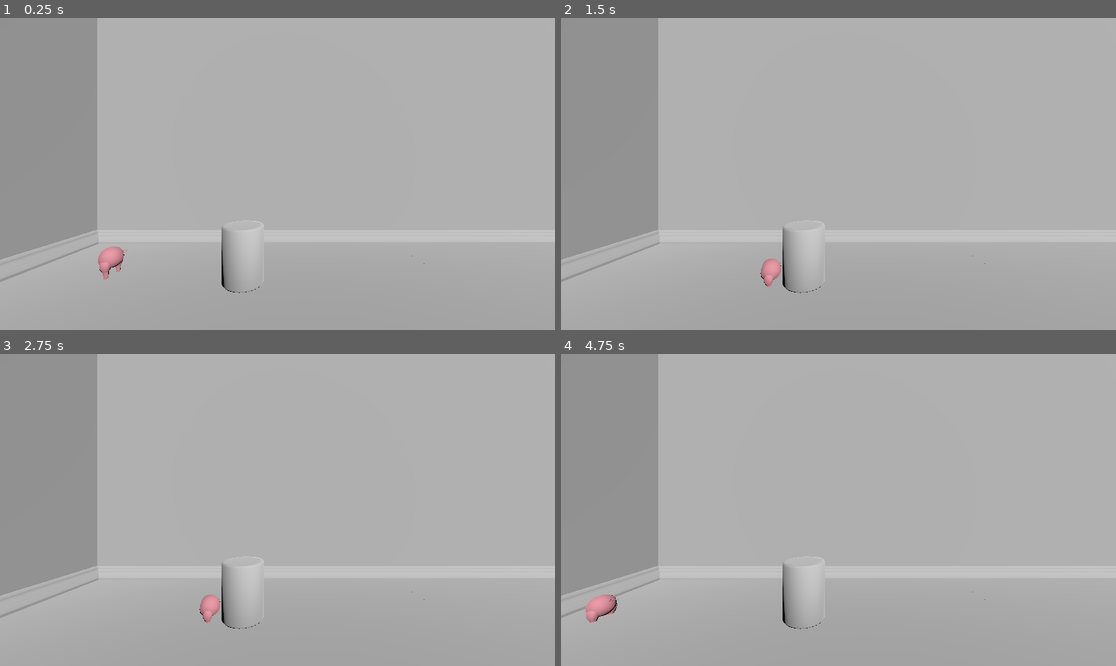
Above: before the commit, frames 1-4 (two rows, left to right).
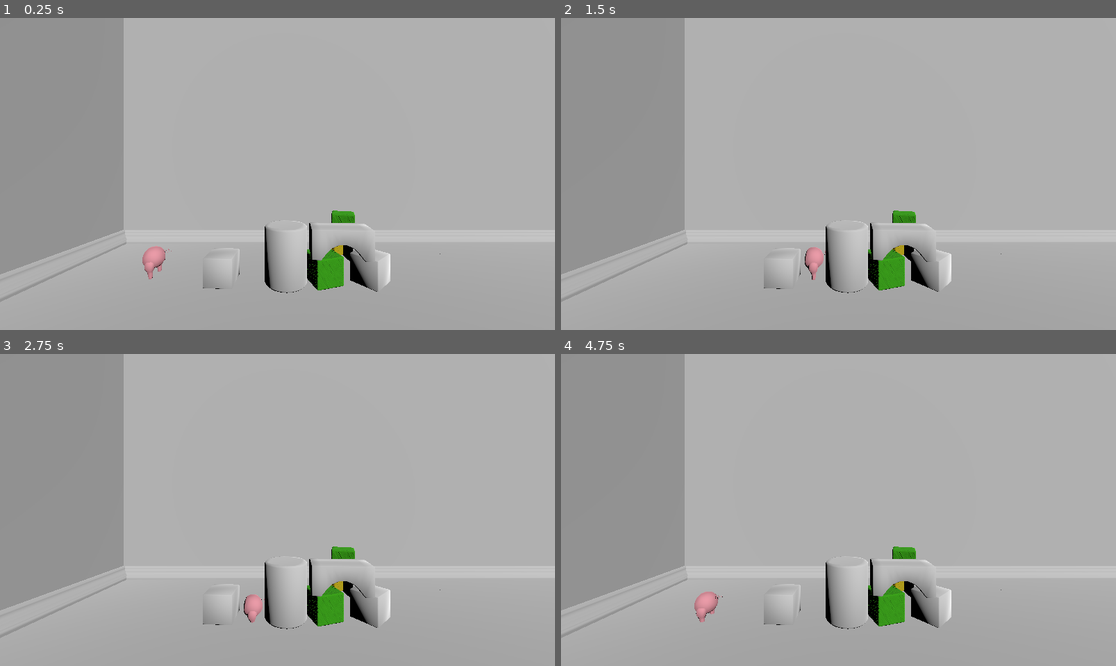
Above: after the commit, the same moments.

Repository: CoffeeMugTwo/b_oink
Game: Godot game, scene res://Scenes/World.tscn
The game is run twice, just before and just after one commit, with the same random seed, the same clock (stepped at 60 frames per second) and the same inputs.
Inputs:
- Up to frame 1 (0.25 s): no input
- Up to frame 2 (1.5 s): tap Enter (ui_accept) at 0.5, 0.77 s; hold Right (ui_right) 0.53-1.28 s; hold Down (ui_down) from 1.28 s (still down)
- Up to frame 3 (2.75 s): tap Enter (ui_accept) at 1.52 s; release Down (ui_down) at 2.03 s; hold Right (ui_right) from 2.03 s (still down)
- Up to frame 4 (4.75 s): tap Enter (ui_accept) at 2.75, 3.02, 3.77, 4.52 s; release Right (ui_right) at 2.78 s; hold Up (ui_up) 2.78-3.53 s; hold Left (ui_left) from 3.53 s (still down)

The runs differ from the first frame. In frame 1, 7.3% of the frame differs, in the area x 0-80%, y 0-92%; in frame 2, 7.1%; in frame 3, 7.1%; in frame 4, 7.3%.

Commit message:
World_Edit

Diff:
--- /dev/null
+++ b/b-oink/Art/Alternate_Models/b_oink!_buldingblock_cube_lp_green.tscn
@@ -0,0 +1,9 @@
+[gd_scene load_steps=3 format=3 uid="uid://5f7urs658fxh"]
+
+[ext_resource type="PackedScene" uid="uid://bxrnw4u303w4h" path="res://Art/Models/B-Oink!_Buldingblock_cube_LP.fbx" id="1_0m3c4"]
+[ext_resource type="Material" uid="uid://8fndiwqroniv" path="res://Art/Materials/Building_block_cube_green.tres" id="2_1wl46"]
+
+[node name="B-Oink!_Buldingblock_cube_LP" instance=ExtResource("1_0m3c4")]
+
+[node name="Building_Block_cube_LP" parent="." index="0"]
+surface_material_override/0 = ExtResource("2_1wl46")
--- /dev/null
+++ b/b-oink/Art/Alternate_Models/b_oink!_buldingblock_cube_lp_yellow.tscn
@@ -0,0 +1,9 @@
+[gd_scene load_steps=3 format=3 uid="uid://bsn5fg5jp2na6"]
+
+[ext_resource type="PackedScene" uid="uid://bxrnw4u303w4h" path="res://Art/Models/B-Oink!_Buldingblock_cube_LP.fbx" id="1_17epq"]
+[ext_resource type="Material" uid="uid://15egyuyeebat" path="res://Art/Materials/Building_block_cube_Yellow.tres" id="2_dehb8"]
+
+[node name="B-Oink!_Buldingblock_cube_LP" instance=ExtResource("1_17epq")]
+
+[node name="Building_Block_cube_LP" parent="." index="0"]
+surface_material_override/0 = ExtResource("2_dehb8")
--- /dev/null
+++ b/b-oink/Art/Materials/Building_block_cube_Yellow.tres
@@ -0,0 +1,10 @@
+[gd_resource type="ORMMaterial3D" load_steps=3 format=3 uid="uid://15egyuyeebat"]
+
+[ext_resource type="Texture2D" uid="uid://bswslo076touu" path="res://Art/Textures/Bulding_Block_Cube_Texture/B-Oink!_Buldingblock_cube_LP_DefaultMaterial_Normal.png" id="1_rls4a"]
+[ext_resource type="Texture2D" uid="uid://doupmyah2f3jo" path="res://Art/Textures/Bulding_Block_Cube_Texture/B-Oink!_Buldingblock_cube_LP_DefaultMaterial_MaskMap.png" id="2_rr8pj"]
+
+[resource]
+albedo_color = Color(0.72993815, 0.64234376, 0, 1)
+orm_texture = ExtResource("2_rr8pj")
+normal_enabled = true
+normal_texture = ExtResource("1_rls4a")
--- /dev/null
+++ b/b-oink/Art/Materials/Building_block_cube_green.tres
@@ -0,0 +1,10 @@
+[gd_resource type="ORMMaterial3D" load_steps=3 format=3 uid="uid://8fndiwqroniv"]
+
+[ext_resource type="Texture2D" uid="uid://bswslo076touu" path="res://Art/Textures/Bulding_Block_Cube_Texture/B-Oink!_Buldingblock_cube_LP_DefaultMaterial_Normal.png" id="1_acf6q"]
+[ext_resource type="Texture2D" uid="uid://doupmyah2f3jo" path="res://Art/Textures/Bulding_Block_Cube_Texture/B-Oink!_Buldingblock_cube_LP_DefaultMaterial_MaskMap.png" id="2_kt8f8"]
+
+[resource]
+albedo_color = Color(0.209553, 0.6419543, 5.7756904e-07, 1)
+orm_texture = ExtResource("2_kt8f8")
+normal_enabled = true
+normal_texture = ExtResource("1_acf6q")
--- a/b-oink/Scenes/World.tscn
+++ b/b-oink/Scenes/World.tscn
@@ -6,6 +6,10 @@
 [ext_resource type="PackedScene" uid="uid://bynltsclhkugb" path="res://Art/Models/B-Oink!_Buldingblock_cylinder_LP.fbx" id="4_gjpho"]
 [ext_resource type="Script" uid="uid://mmq4v4vie2wl" path="res://Scenes/character_body_3d.gd" id="5_45d1s"]
 [ext_resource type="PackedScene" uid="uid://bgp61nlih2pmg" path="res://Art/Models/B-Oink!_Char_LP_back_v2.fbx" id="5_p70al"]
+[ext_resource type="PackedScene" uid="uid://bxrnw4u303w4h" path="res://Art/Models/B-Oink!_Buldingblock_cube_LP.fbx" id="7_y7y61"]
+[ext_resource type="PackedScene" uid="uid://5f7urs658fxh" path="res://Art/Alternate_Models/b_oink!_buldingblock_cube_lp_green.tscn" id="8_kn06e"]
+[ext_resource type="PackedScene" uid="uid://bsn5fg5jp2na6" path="res://Art/Alternate_Models/b_oink!_buldingblock_cube_lp_yellow.tscn" id="8_q2d71"]
+[ext_resource type="PackedScene" uid="uid://sffbnrgfdnup" path="res://Art/Models/B-Oink!_Buldingblock_bridge_LP.fbx" id="10_7yo87"]
 
 [sub_resource type="BoxShape3D" id="BoxShape3D_5nsto"]
 
@@ -19,6 +23,8 @@
 
 [sub_resource type="SphereShape3D" id="SphereShape3D_45d1s"]
 
+[sub_resource type="BoxShape3D" id="BoxShape3D_q2d71"]
+
 [node name="World" type="Node3D"]
 
 [node name="RoomEdge" type="StaticBody3D" parent="."]
@@ -200,7 +206,7 @@
 shape = SubResource("BoxShape3D_5nsto")
 
 [node name="Camera3D" type="Camera3D" parent="."]
-transform = Transform3D(1, 0, 0, 0, 1, 0, 0, 0, 1, 10.365049, 3.80407, 7.212913)
+transform = Transform3D(1, 0, 0, 0, 1, 0, 0, 0, 1, 8.846681, 3.80407, 7.212913)
 
 [node name="DirectionalLight3D" type="DirectionalLight3D" parent="."]
 transform = Transform3D(0.7350162, -0.5238775, 0.4304691, 0.23311351, 0.7914054, 0.5650979, -0.6367176, -0.31500798, 0.70381856, 0.6855583, 6.6576653, 0)
@@ -397,3 +403,70 @@
 [node name="CollisionShape3D" type="CollisionShape3D" parent="CharacterBody3D"]
 transform = Transform3D(0.8, 0, 0, 0, 0.8, 0, 0, 0, 0.8, 0, 1.1220384, 0)
 shape = SubResource("SphereShape3D_45d1s")
+
+[node name="Block2" type="StaticBody3D" parent="."]
+transform = Transform3D(0.5, 0, 0, 0, 0.5, 0, 0, 0, 0.5, 6.8798575, 0, 0)
+
+[node name="CollisionShape3D" type="CollisionShape3D" parent="Block2"]
+transform = Transform3D(1.95, 0, 0, 0, 1.95, 0, 0, 0, 1.95, 0, 1.010469, 0)
+shape = SubResource("BoxShape3D_q2d71")
+
+[node name="B-Oink!_Buldingblock_cube_LP" parent="Block2" instance=ExtResource("7_y7y61")]
+transform = Transform3D(0.99790883, 0, -0.06463681, 0, 1, 0, 0.06463681, 0, 0.99790883, 0, 0, 0)
+
+[node name="Block3" type="StaticBody3D" parent="."]
+transform = Transform3D(0.4779273, 0, 0.14692007, 0, 0.5, 0, -0.14692007, 0, 0.4779273, 10.47766, 0, 0)
+
+[node name="CollisionShape3D" type="CollisionShape3D" parent="Block3"]
+transform = Transform3D(1.95, 0, 0, 0, 1.95, 0, 0, 0, 1.95, 0, 1.010469, 0)
+shape = SubResource("BoxShape3D_q2d71")
+
+[node name="B-Oink!_Buldingblock_cube_LP2" parent="Block3" instance=ExtResource("8_kn06e")]
+
+[node name="Block4" type="StaticBody3D" parent="."]
+transform = Transform3D(0.5, 0, 0, 0, 0.5, 0, 0, 0, 0.5, 11.555151, 0, -2.6888762)
+
+[node name="CollisionShape3D" type="CollisionShape3D" parent="Block4"]
+transform = Transform3D(1.95, 0, 0, 0, 1.95, 0, 0, 0, 1.95, 0, 1.010469, 0)
+shape = SubResource("BoxShape3D_q2d71")
+
+[node name="B-Oink!_Buldingblock_cube_LP" parent="Block4" instance=ExtResource("8_q2d71")]
+transform = Transform3D(0.58788407, 0, -0.8089452, 0, 1, 0, 0.8089452, 0, 0.58788407, 0, 0, 0)
+
+[node name="Block5" type="StaticBody3D" parent="."]
+transform = Transform3D(0.5, 0, 0, 0, 0.5, 0, 0, 0, 0.5, 12.445286, 0, -1.8209658)
+
+[node name="CollisionShape3D" type="CollisionShape3D" parent="Block5"]
+transform = Transform3D(1.95, 0, 0, 0, 1.95, 0, 0, 0, 1.95, 0, 1.010469, 0)
+shape = SubResource("BoxShape3D_q2d71")
+
+[node name="B-Oink!_Buldingblock_cube_LP" parent="Block5" instance=ExtResource("7_y7y61")]
+transform = Transform3D(0.994665, 0, 0.103157096, 0, 1, 0, -0.103157096, 0, 0.994665, 0, 0, -0.009914875)
+
+[node name="Block6" type="StaticBody3D" parent="."]
+transform = Transform3D(0.4779452, 0, -0.14686172, 0, 0.5, 0, 0.14686172, 0, 0.4779452, 11.880866, 1.0017852, -2.2141697)
+
+[node name="CollisionShape3D" type="CollisionShape3D" parent="Block6"]
+transform = Transform3D(1.95, 0, 0, 0, 1.95, 0, 0, 0, 1.95, 0, 1.010469, 0)
+shape = SubResource("BoxShape3D_q2d71")
+
+[node name="B-Oink!_Buldingblock_cube_LP2" parent="Block6" instance=ExtResource("8_kn06e")]
+
+[node name="Block7" type="StaticBody3D" parent="."]
+transform = Transform3D(-0.036688782, 0, -0.49865216, 0, 0.5, 0, 0.49865216, 0, -0.036688782, 10.99181, 1.0017852, 0.20514703)
+
+[node name="CollisionShape3D" type="CollisionShape3D" parent="Block7"]
+transform = Transform3D(2.1142418, 0, 5.9604645e-08, 0, 1.95, 0, -1.4901161e-08, 0, 4.1822815, 0.008535981, 1.010469, 0.116018295)
+shape = SubResource("BoxShape3D_q2d71")
+
+[node name="B-Oink!_Buldingblock_bridge_LP" parent="Block7" instance=ExtResource("10_7yo87")]
+
+[node name="Block8" type="StaticBody3D" parent="."]
+transform = Transform3D(0.35152984, 0, -0.35556543, 0, 0.5, 0, 0.35556543, 0, 0.35152984, 12.122912, 0, 0)
+
+[node name="CollisionShape3D" type="CollisionShape3D" parent="Block8"]
+transform = Transform3D(1.95, 0, 0, 0, 1.95, 0, 0, 0, 1.95, 0, 1.010469, 0)
+shape = SubResource("BoxShape3D_q2d71")
+
+[node name="B-Oink!_Buldingblock_cube_LP" parent="Block8" instance=ExtResource("7_y7y61")]
+transform = Transform3D(0.99790883, 0, -0.06463681, 0, 1, 0, 0.06463681, 0, 0.99790883, 0, 0, 0)
--- a/b-oink/Scenes/character_body_3d.gd
+++ b/b-oink/Scenes/character_body_3d.gd
@@ -24,5 +24,5 @@
 	else:
 		velocity.x = move_toward(velocity.x, 0, SPEED)
 
-
+	position.z = 0
 	move_and_slide()
Not shown: 1 places in b-oink/Scenes/World.tscn that only renumber resources
